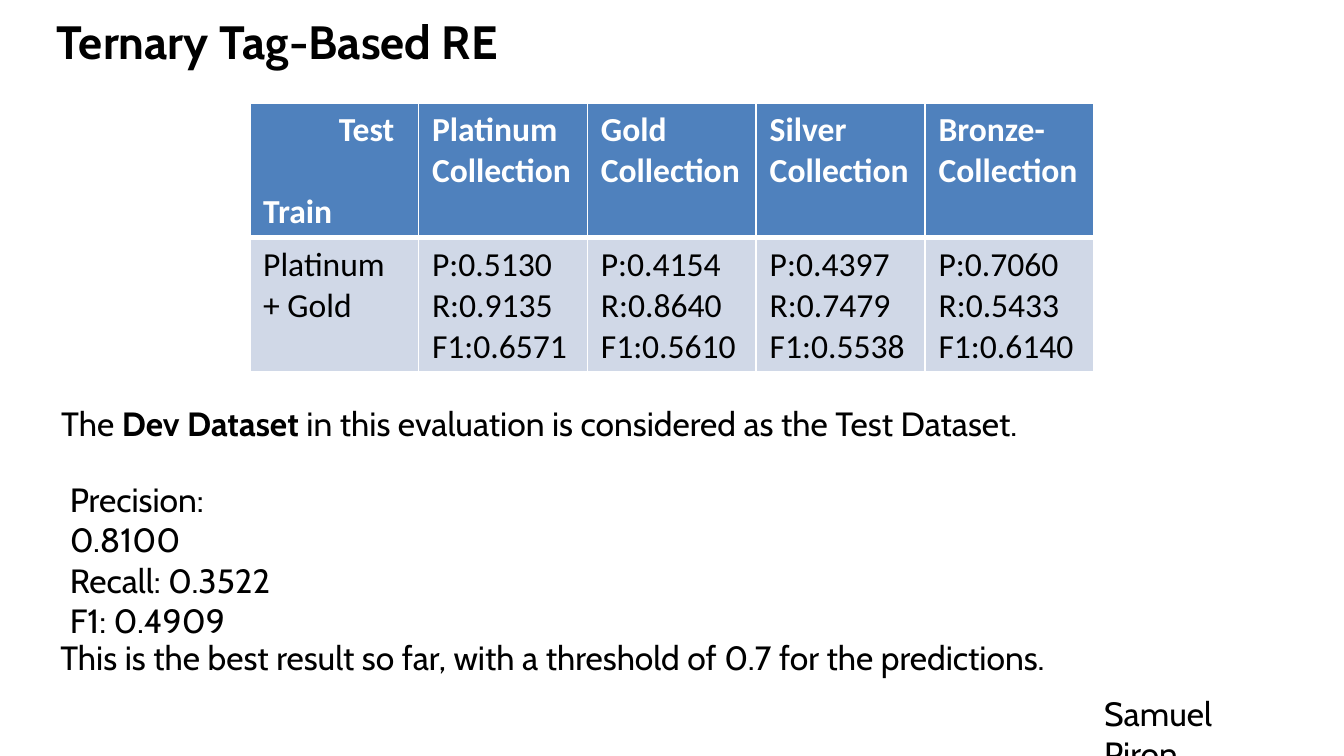
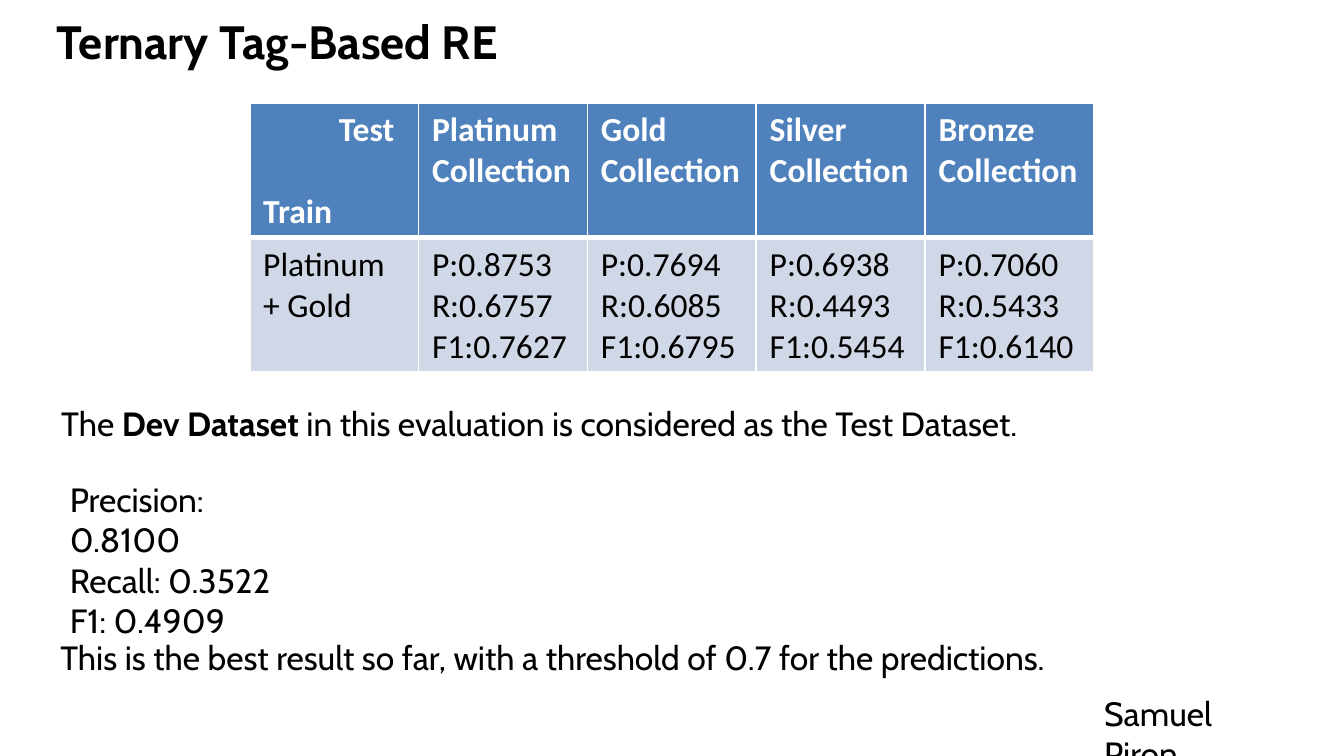
Before and after one commit to Vezzero/ataupd2425-gainer, a slide deck: slide 30 of atagutbrain.pptx. Drawn at 1344x756 pixels with LibreOffice and Linux fonts; fonts in the diff are those of the drawing. Boxes give left, top, right and bottom in pixels: in the first picture for what was removed or moved away, otherwise in the second. Text is boxed around its words. In the diff, an @@ line names an element or a change of style, - is before the commit and + after.

```diff
--- a/atagutbrain.pptx
+++ b/atagutbrain.pptx
@@ table at (250, 103, 1097, 363) @@
-row 1, column 5: Bronze- / Collection
+row 1, column 5: Bronze / Collection
-row 2: Platinum / + Gold | P:0.5130 / R:0.9135 / F1:0.6571 | P:0.4154 / R:0.8640 / F1:0.5610 | P:0.4397 / R:0.7479 / F1:0.5538 | P:0.7060 / R:0.5433 / F1:0.6140
+row 2: Platinum / + Gold | P:0.8753 / R:0.6757 / F1:0.7627 | P:0.7694 / R:0.6085 / F1:0.6795 | P:0.6938 / R:0.4493 / F1:0.5454 | P:0.7060 / R:0.5433 / F1:0.6140
```
Also in this commit, not shown: 2 other slides changed, 7 other files.
